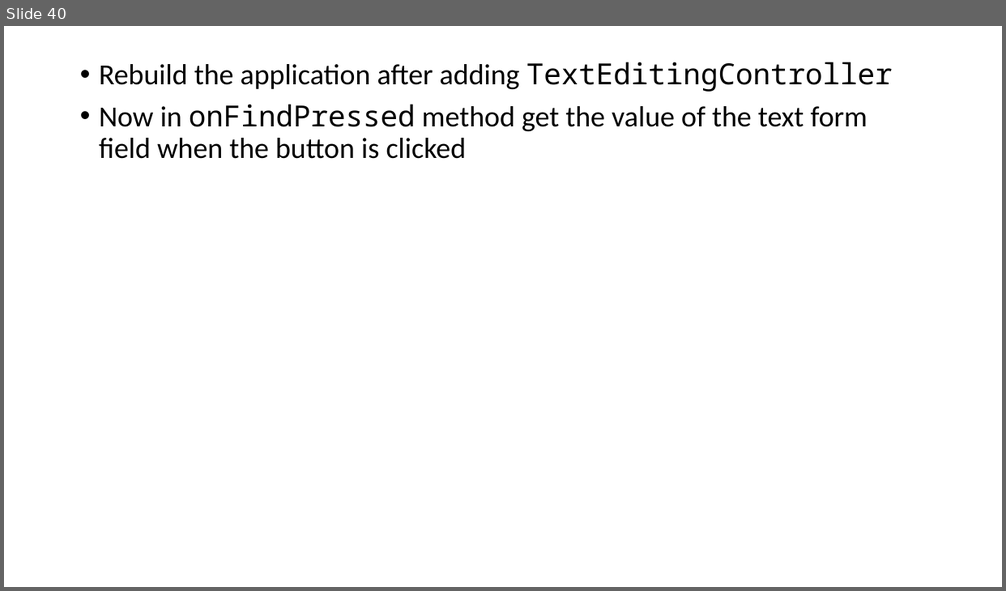
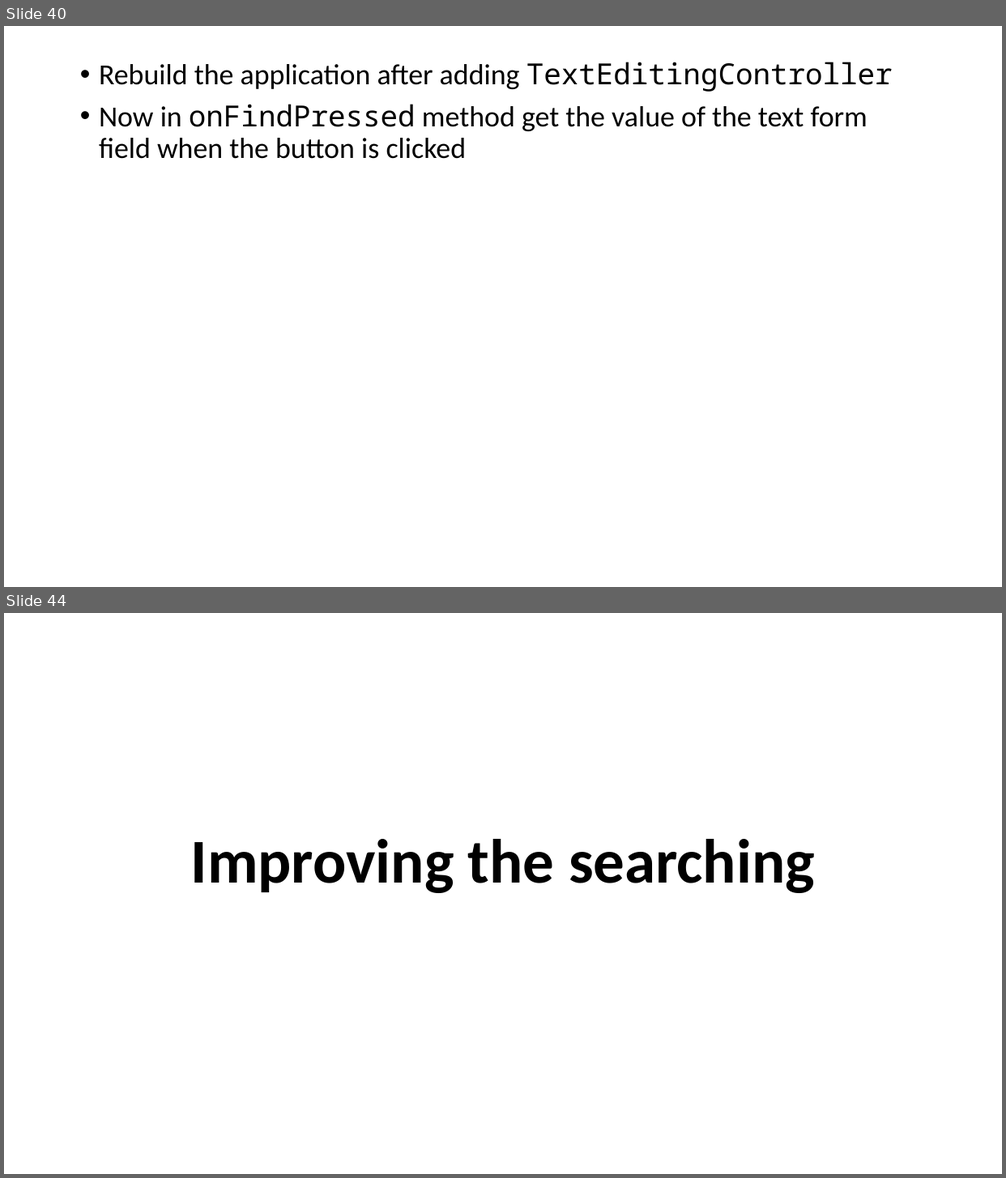
Before and after one commit to saileshbro/google_map_slide, a slide deck: slide/slide.pptx. Shown one above the other, each under a label of ours: slide 40 before the commit, slides 40 and 44 after it; the slides between them are not shown. The pictures are 1006x591 and 1006x1178 pixels, drawn with LibreOffice and Linux fonts; fonts in the diff are those of the drawing. Boxes give left, top, right and bottom in pixels: in the first picture for what was removed or moved away, otherwise in the second. Text is boxed around its words. In the diff, an @@ line names an element or a change of style, - is before the commit and + after.

Commit message:
feat: add google places api for place search

```diff
--- a/slide/slide.pptx
+++ b/slide/slide.pptx
@@ slide 44 added at bbox=[4, 613, 1002, 1174], background #FFFFFF @@
@@ title added at bbox=[191, 839, 815, 893], 60 pt, text #000000, bold @@
+Improving the searching
```
Also in this commit, not shown: 8 slides changed, 7 other slides added, 3 other files.
